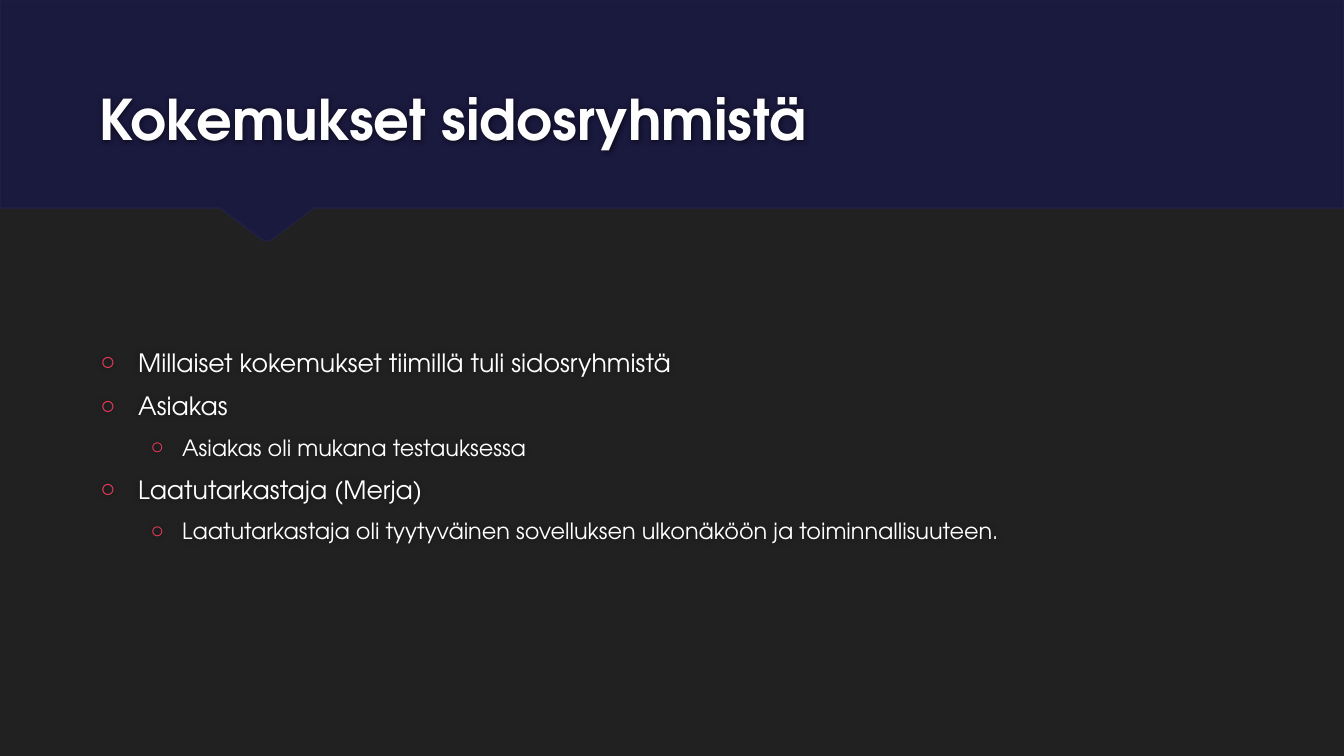
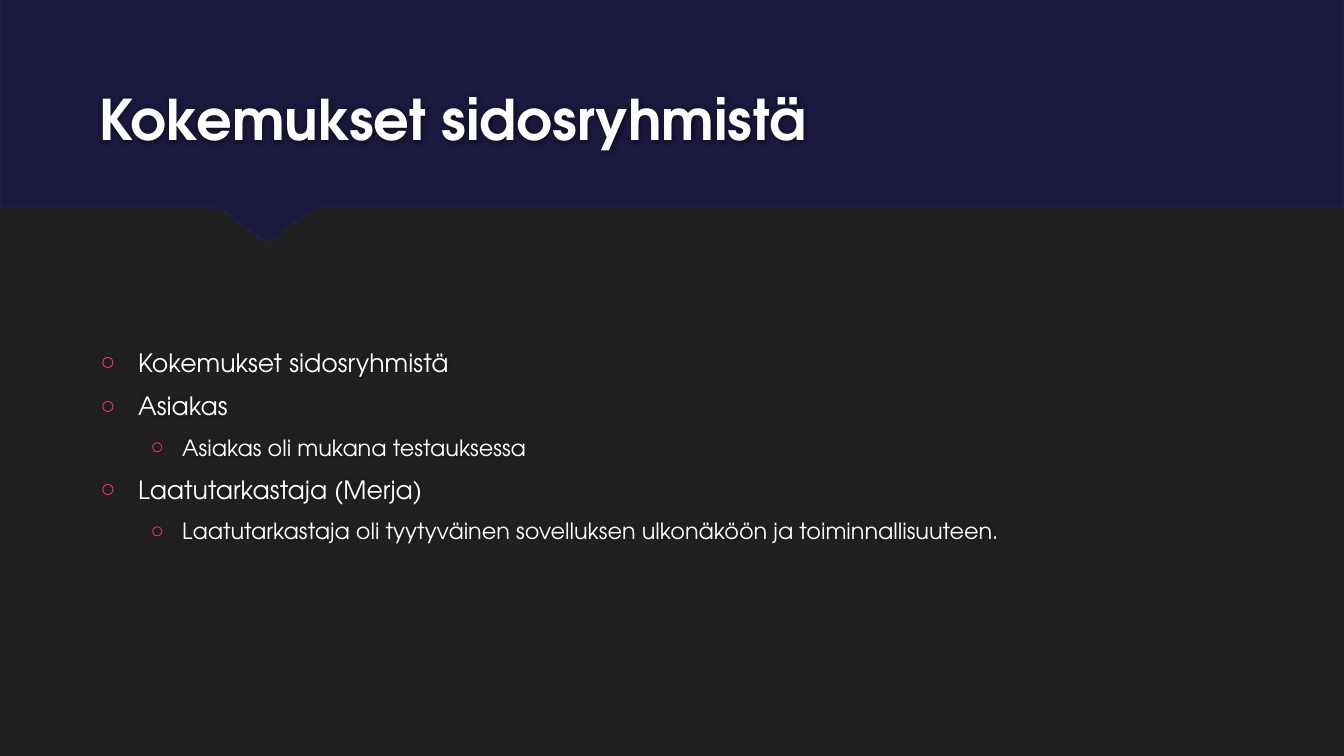
Before and after one commit to Vilserio/Musicplayer, a slide deck: slide 10 of Projektin x loppuraportti 2022 Windows ohjelmointi.pptx. Drawn at 1344x756 pixels with LibreOffice and Linux fonts; fonts in the diff are those of the drawing. Boxes give left, top, right and bottom in pixels: in the first picture for what was removed or moved away, otherwise in the second. Text is boxed around its words. In the diff, an @@ line names an element or a change of style, - is before the commit and + after.

```diff
--- a/Projektin x loppuraportti 2022 Windows ohjelmointi.pptx
+++ b/Projektin x loppuraportti 2022 Windows ohjelmointi.pptx
@@ text at (138, 353, 448, 377): text changed @@
-○ Millaiset kokemukset tiimillä tuli sidosryhmistä
+○ Kokemukset sidosryhmistä
```
Also in this commit, not shown: 4 other slides changed.
